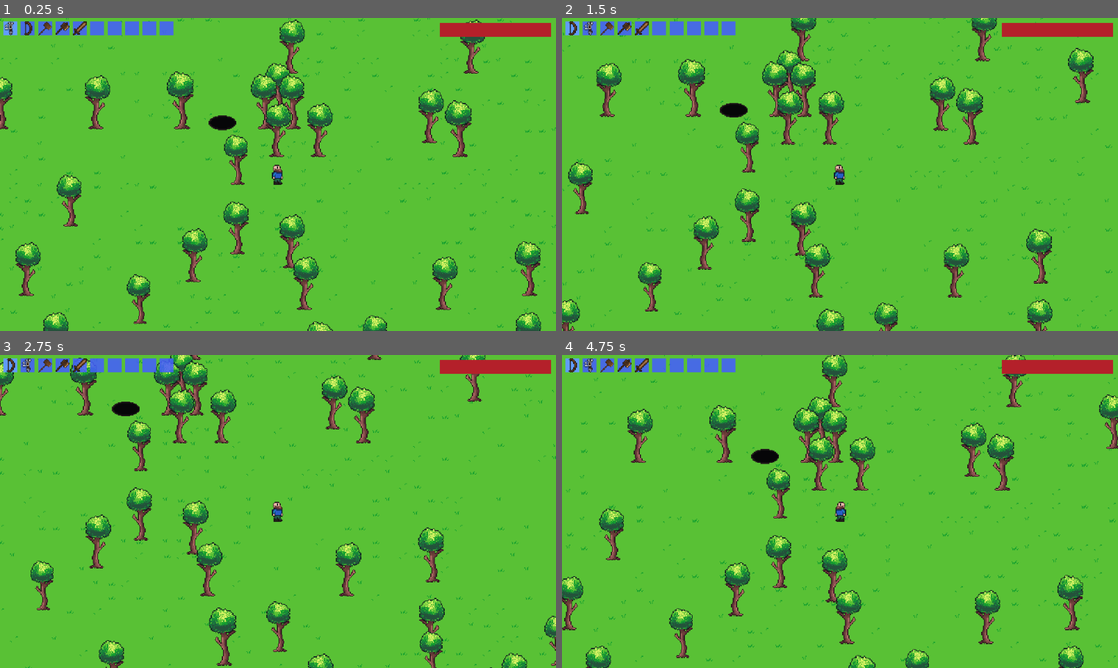
Above: before the commit, frames 1-4 (two rows, left to right).
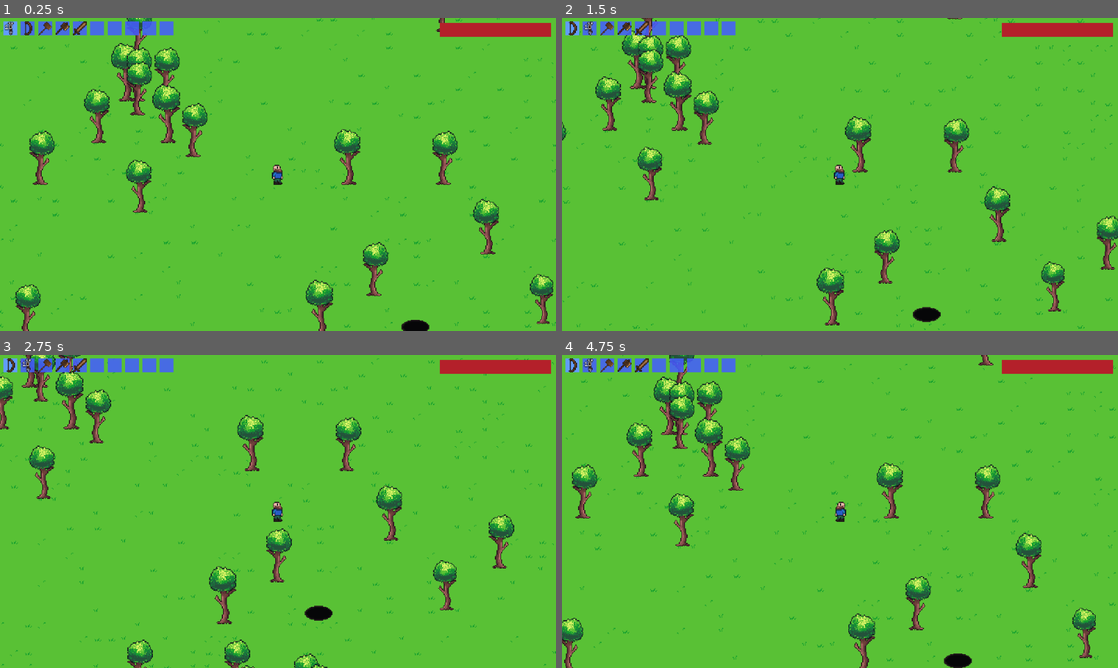
Above: after the commit, the same moments.

Repository: spsJakubSzydlowski/Evergrint
Game: Godot game, scene res://scenes/main.tscn
The game is run twice, just before and just after one commit, with the same random seed, the same clock (stepped at 60 frames per second) and the same inputs.
Inputs (mouse positions are in pixels of both pictures, inside the frame that each line leads up to):
- Up to frame 1 (0.25 s): no input
- Up to frame 2 (1.5 s): tap Enter at 0.5 s; move the mouse to (573, 27) at 0.52 s; hold Right 0.53-1.28 s; tap A (a) at 0.6 s; click (573, 27) at 0.67 s; tap D (d) at 0.8, 1.35 s; move the mouse to (589, 27) at 1.27 s; hold Down from 1.28 s (still down); click (589, 27) at 1.42 s
- Up to frame 3 (2.75 s): tap S (s) at 1.55, 2.1 s; move the mouse to (11, 364) at 2.02 s; release Down at 2.03 s; hold Right from 2.03 s (still down); click (11, 364) at 2.17 s; tap W (w) at 2.3 s
- Up to frame 4 (4.75 s): move the mouse to (589, 364) at 2.77 s; release Right at 2.78 s; hold Up 2.78-3.53 s; tap W (w) at 2.85 s; click (589, 364) at 2.92 s; tap A (a) at 3.05, 3.6 s; move the mouse to (573, 364) at 3.52 s; hold Left from 3.53 s (still down); click (573, 364) at 3.67 s; tap D (d) at 3.8 s; move the mouse to (589, 364) at 4.27 s; click (589, 364) at 4.35 s; tap S (s) at 4.55 s

The runs differ from the first frame. In frame 1, 16% of the frame differs, in the area x 0-100%, y 0-100%; in frame 2, 16%; in frame 3, 15%; in frame 4, 16%.

Commit message:
Spawn sinkhole

Diff:
--- a/scripts/generate_surface.gd
+++ b/scripts/generate_surface.gd
@@ -7,13 +7,15 @@
 var tree_count = 800
 var center_map_pos
 
-@export var sinkhole_scene: PackedScene = preload("res://scenes/sinkhole.tscn")
+var occupied_cells = []
+
+@export var object_layer: TileMapLayer
 
 func _ready() -> void:
 	while not DataManager.is_loaded:
 		await get_tree().create_timer(0.1).timeout
 
-	river_noise.seed = randi() + 1
+	river_noise.seed = randi()
 	river_noise.frequency = 0.001
 	river_noise.noise_type = FastNoiseLite.TYPE_PERLIN
 
@@ -49,7 +51,6 @@
 
 func spawn_trees():
 	var all_cells = get_used_cells()
-	var tree_cells = []
 	var spawned = 0
 
 
@@ -63,9 +64,9 @@
 		if random_map_pos == center_map_pos:
 			return
 
-		if tile_data and tile_data.get_custom_data("trees") and not tree_cells.has(random_map_pos):
+		if tile_data and tile_data.get_custom_data("trees") and not occupied_cells.has(random_map_pos):
 			var tree = DataManager.spawn_resource("oak_tree", world_pos)
-			tree_cells.append(random_map_pos)
+			occupied_cells.append(random_map_pos)
 			if tree:
 				if randf() > 0.5:
 					var rand_size = randf_range(0.9, 1.1)
@@ -74,9 +75,8 @@
 			spawned += 1
 
 func spawn_starting_sinkhole():
-	var hole = sinkhole_scene.instantiate()
+	var sinkhole_pos = center_map_pos + Vector2i(10, 10)
 
-	var offset = Vector2i(randi_range(-10, 10), randi_range(-10, 10))
+	object_layer.set_cell(sinkhole_pos, 1, Vector2i(0, 0))
 
-	hole.global_position = map_to_local(center_map_pos + offset)
-	get_tree().current_scene.add_child.call_deferred(hole)
+	occupied_cells.append(sinkhole_pos)
